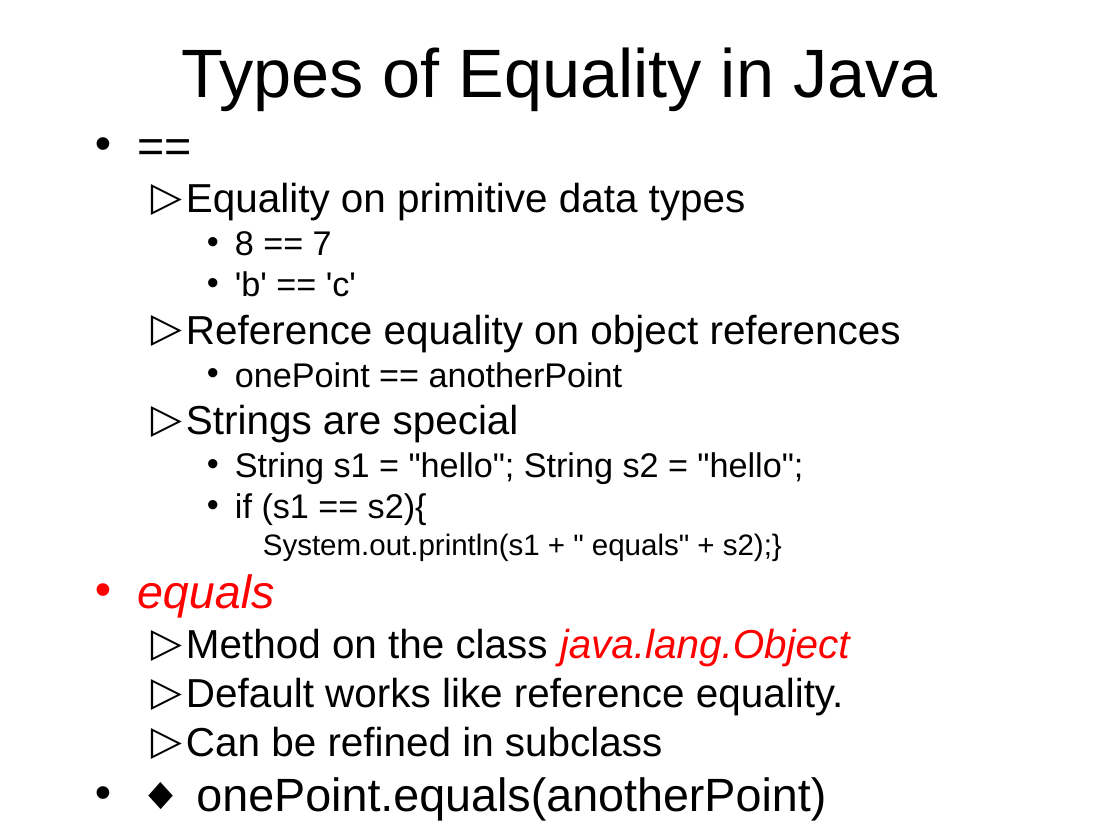
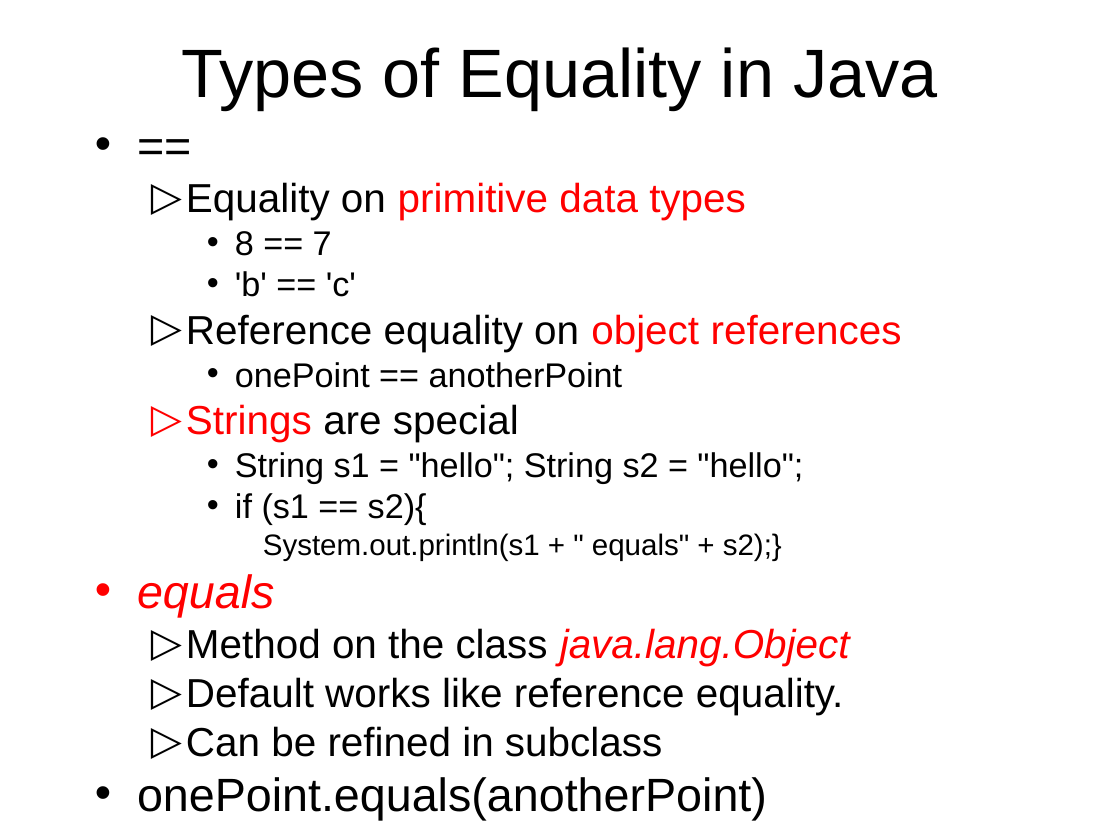
Before and after one commit to octaviordz/zjnu2017.github.io, a slide deck: slide 34 of OOP/lectures/030--Classes.and.Objects.ppt. Drawn at 1120x840 pixels with LibreOffice and Linux fonts; fonts in the diff are those of the drawing. Boxes give left, top, right and bottom in pixels: in the first picture for what was removed or moved away, otherwise in the second. Text is boxed around its words. In the diff, an @@ line names an element or a change of style, - is before the commit and + after.

```diff
--- a/OOP/lectures/030--Classes.and.Objects.ppt
+++ b/OOP/lectures/030--Classes.and.Objects.ppt
@@ text at [186, 182, 902, 442]: text colour #000000 to #FF0000 in "primitive data types", "object references", "Strings"; bullet colour #000000 to #FF0000 @@
@@ text at [137, 777, 767, 821]: text changed @@
-• ◆ onePoint.equals(anotherPoint)
+• onePoint.equals(anotherPoint)
```
Also in this commit, not shown: 10 other slides changed, 1 other file.
